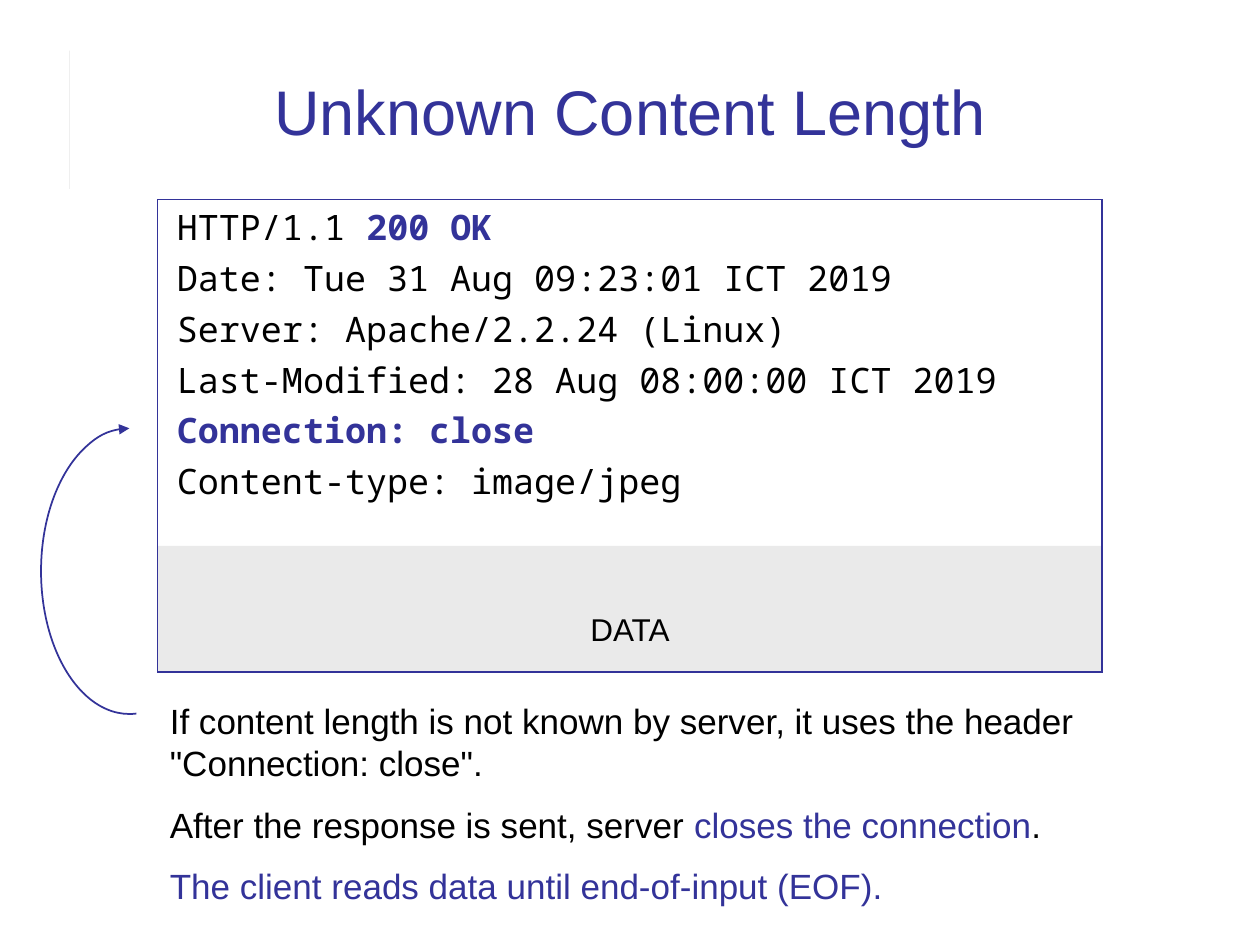
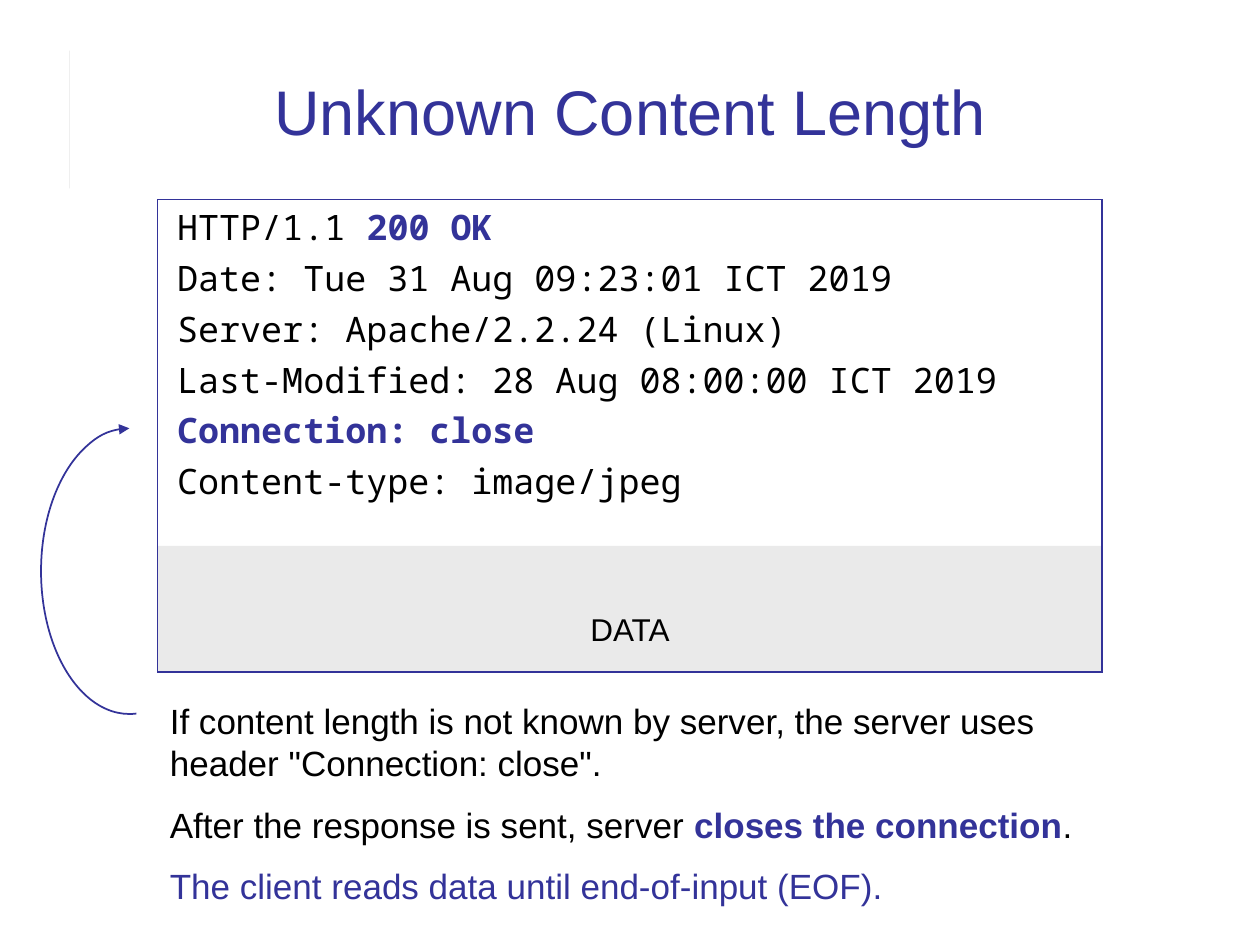
Before and after one commit to cpske/ISP, a slide deck: slide 30 of web/HTTP.ppt. Drawn at 1260x945 pixels with LibreOffice and Linux fonts; fonts in the diff are those of the drawing. Boxes give left, top, right and bottom in pixels: in the first picture for what was removed or moved away, otherwise in the second. Text is boxed around its words. In the diff, an @@ line names an element or a change of style, - is before the commit and + after.

```diff
--- a/web/HTTP.ppt
+++ b/web/HTTP.ppt
@@ text at (170, 708, 1034, 777): text changed @@
-If content length is not known by server, it uses the header "Connection: close".
+If content length is not known by server, the server uses header "Connection: close".
@@ text at (170, 812, 1072, 906): bold on in "closes the connection." @@
```
Also in this commit, not shown: 29 other slides changed, 4 slides added, 1 other file.
